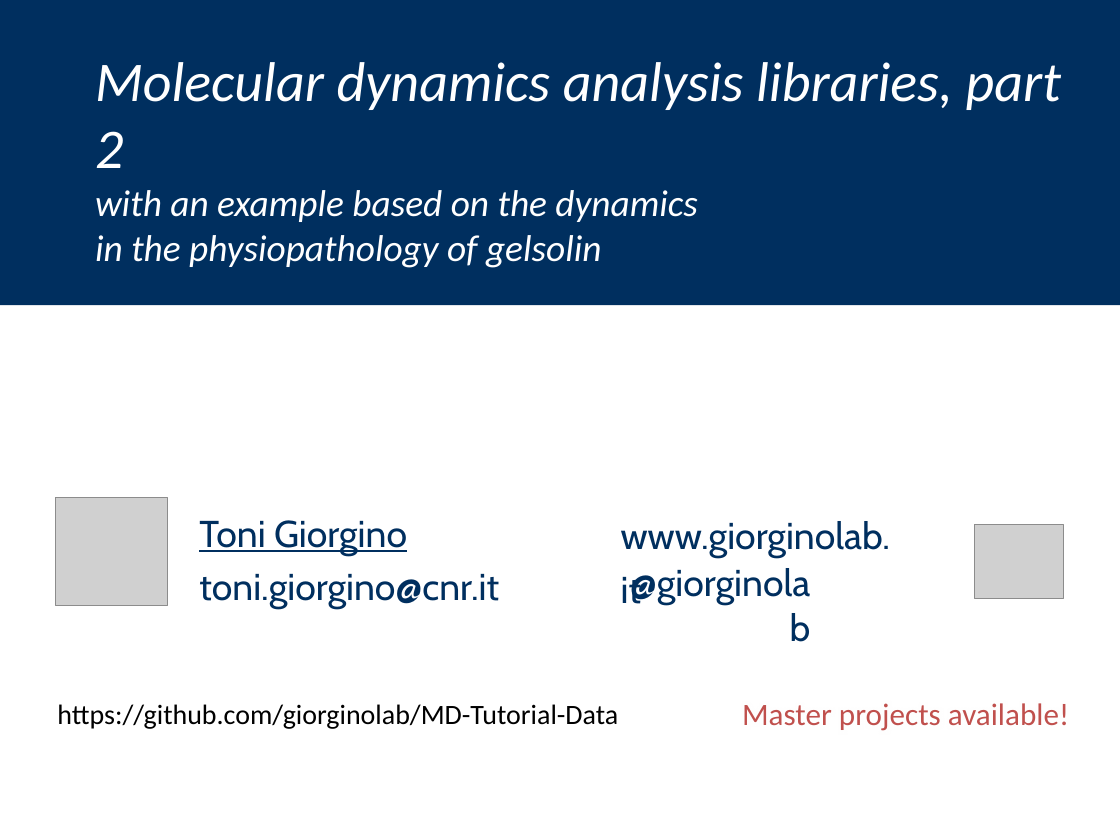
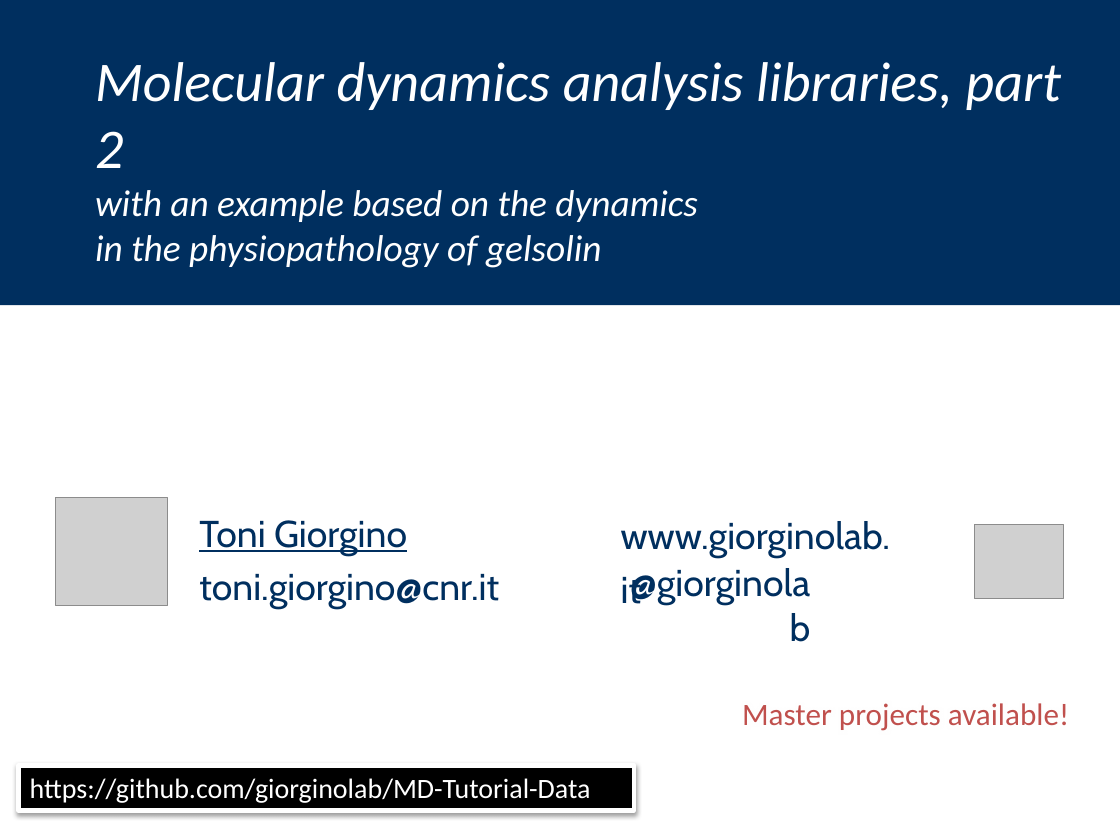
Before and after one commit to giorginolab/2023-OpenMM-MD-UniPD, a slide deck: slide 1 of part_2_MD_analysis.pptx. Drawn at 1120x840 pixels with LibreOffice and Linux fonts; fonts in the diff are those of the drawing; grey boxes stand for pictures. Boxes give left, top, right and bottom in pixels: in the first picture for what was removed or moved away, otherwise in the second. Text is boxed around its words. In the diff, an @@ line names an element or a change of style, - is before the commit and + after.

```diff
--- a/part_2_MD_analysis.pptx
+++ b/part_2_MD_analysis.pptx
@@ rectangle "https://github.com/giorginolab/MD-Tutorial-Data": place and size @@
-rectangle "https://github.com/giorginolab/MD-Tutorial-Data" at <box>57,704,618,729</box>
+rectangle "https://github.com/giorginolab/MD-Tutorial-Data" at <box>19,765,634,810</box>
@@ rectangle "https://github.com/giorginolab/MD-Tutorial-Data" at <box>19,765,634,810</box>: text colour #000000 to #FFFFFF; fill none to #000000; outline none to #FFFFFF 3 pt; shadow on @@
```
Also in this commit, not shown: 1 slide removed, 3 other files.
